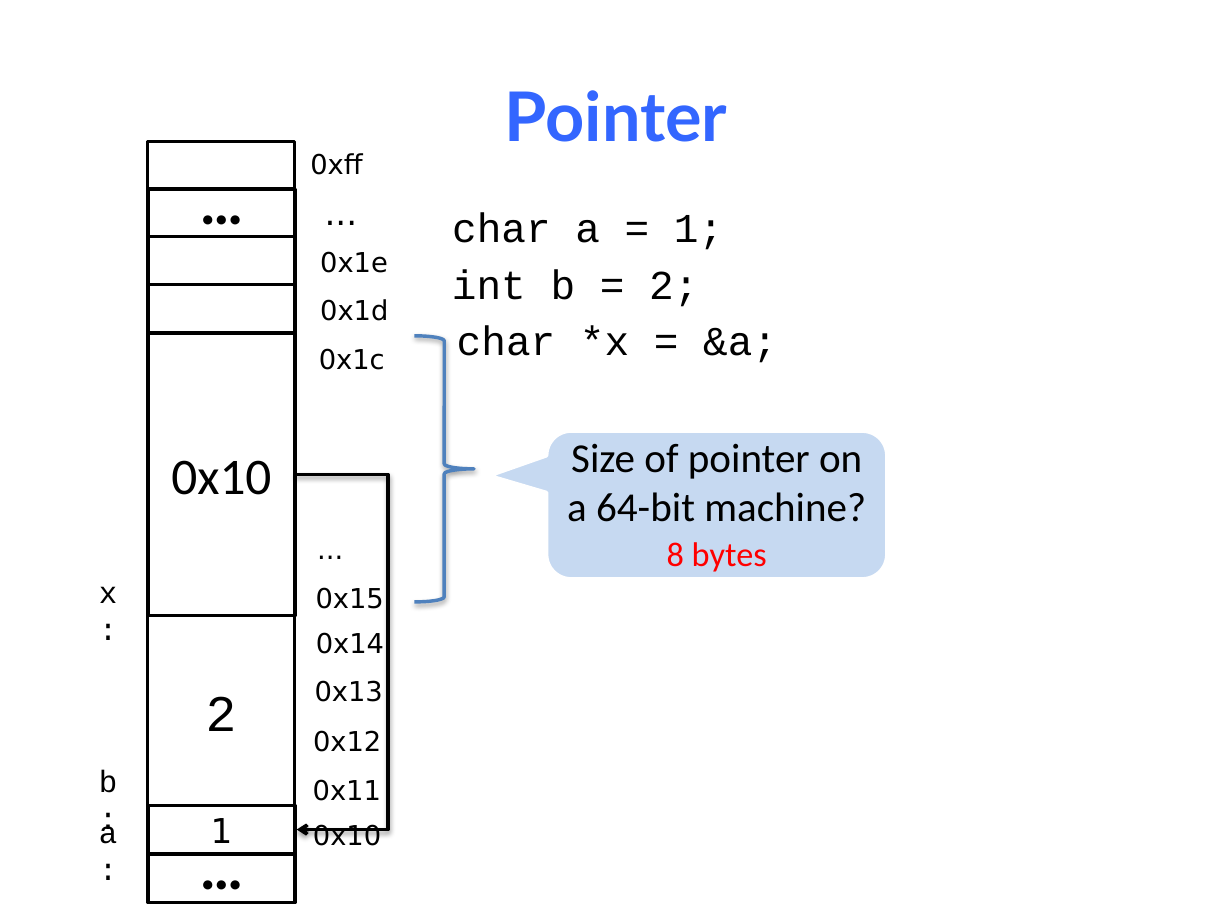
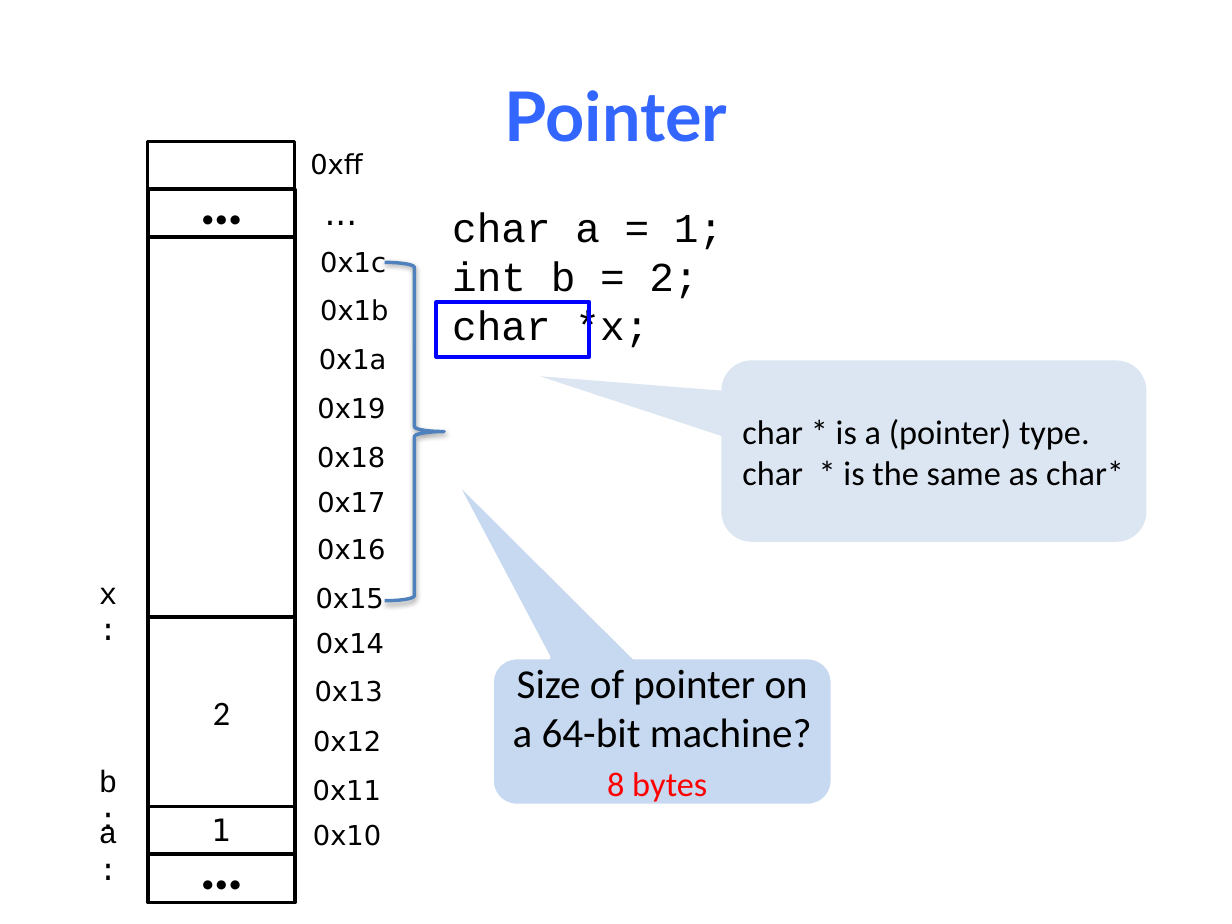
Before and after one commit to NYU-CSO/nyu-cso.github.io, a slide deck: slide 15 of notes/05-pointer_array.pptx (slide 16 before the commit). Drawn at 1232x924 pixels with LibreOffice and Linux fonts; fonts in the diff are those of the drawing. Boxes give left, top, right and bottom in pixels: in the first picture for what was removed or moved away, otherwise in the second. Text is boxed around its words. In the diff, an @@ line names an element or a change of style, - is before the commit and + after.

```diff
--- a/notes/05-pointer_array.pptx
+++ b/notes/05-pointer_array.pptx
@@ text "char a = 1;": place and size @@
-text "char a = 1;" at (452,269,698,307)
+text "char a = 1;" at (452,212,723,353)
@@ rectangle: place and size @@
-rectangle at (148,285,294,333)
+rectangle at (148,238,294,617)
@@ rectangle removed at (148,237,294,285) @@
@@ text "0x1c": place and size @@
-text "0x1c" at (319,348,385,370)
+text "0x1c" at (320,251,386,273)
@@ text removed at (320,251,388,273) @@
-0x1e
@@ right brace: place and size @@
-right brace at (414,336,473,602)
+right brace at (384,262,444,601)
@@ text at (320,299,388,321): text changed @@
-0x1d
+0x1b
@@ rectangle added at (436,302,589,356), outline #0000FF 2.25 pt @@
@@ text at (452,311,649,353): paragraph added @@
+char *x;
@@ text removed at (457,326,777,363) @@
-char *x = &a;
@@ rectangle removed at (148,333,294,615) @@
-0x10
@@ group added at (317,348,387,560): 5 texts @@
+0x16
+0x17
+0x18
+0x19
+0x1a
@@ rounded speech box added at (722,361,1147,542), fill #DCE6F2, 20 pt, text #000000 @@
+char * is a (pointer) type.
+char * is the same as char*
@@ elbow arrow removed from (294, 474) to (297, 829) @@
@@ text removed at (306,526,361,572) @@
-...
@@ rectangle "2" at (148,617,294,807): size 30 to 20 pt, font Courier New to Calibri @@
@@ rounded speech box "Size of pointer on a ...": place and size @@
-rounded speech box "Size of pointer on a ..." at (547,431,887,579)
+rounded speech box "Size of pointer on a ..." at (492,658,832,806)
@@ rounded speech box "Size of pointer on a ..." at (492,658,832,806): proportions changed @@
@@ text "8 bytes": place and size @@
-text "8 bytes" at (667,542,767,572)
+text "8 bytes" at (607,772,707,805)
@@ rectangle "1" at (148,806,294,854): size 20 to 18 pt @@
```
Also in this commit, not shown: 15 other slides changed, 7 slides added, 5 slides removed, 1 other file.
